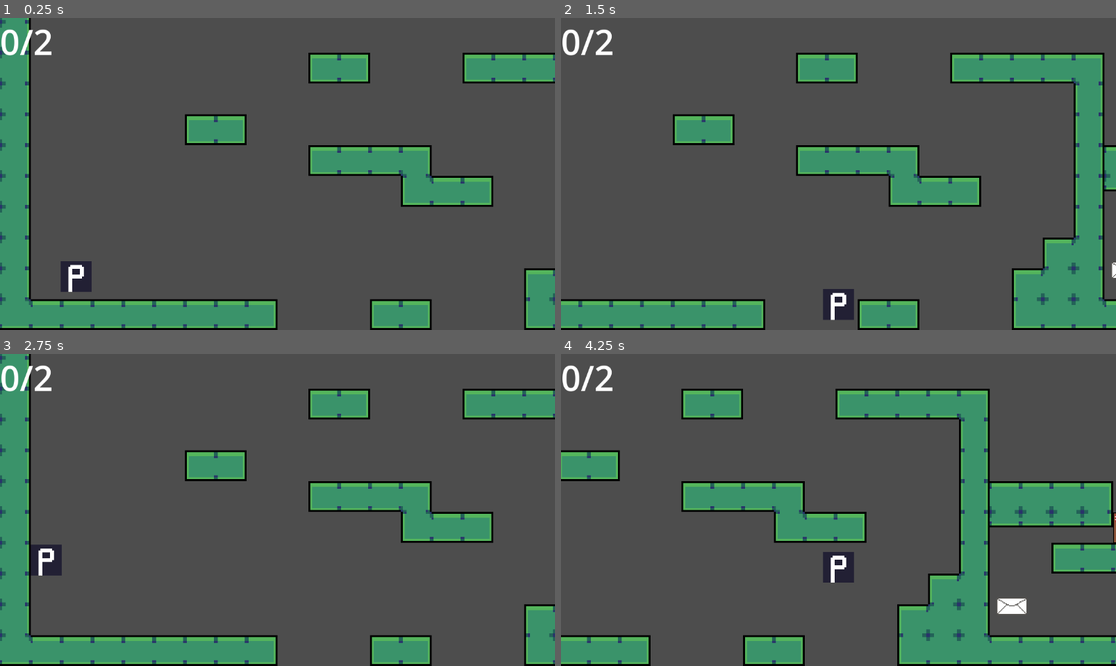
Above: before the commit, frames 1-4 (two rows, left to right).
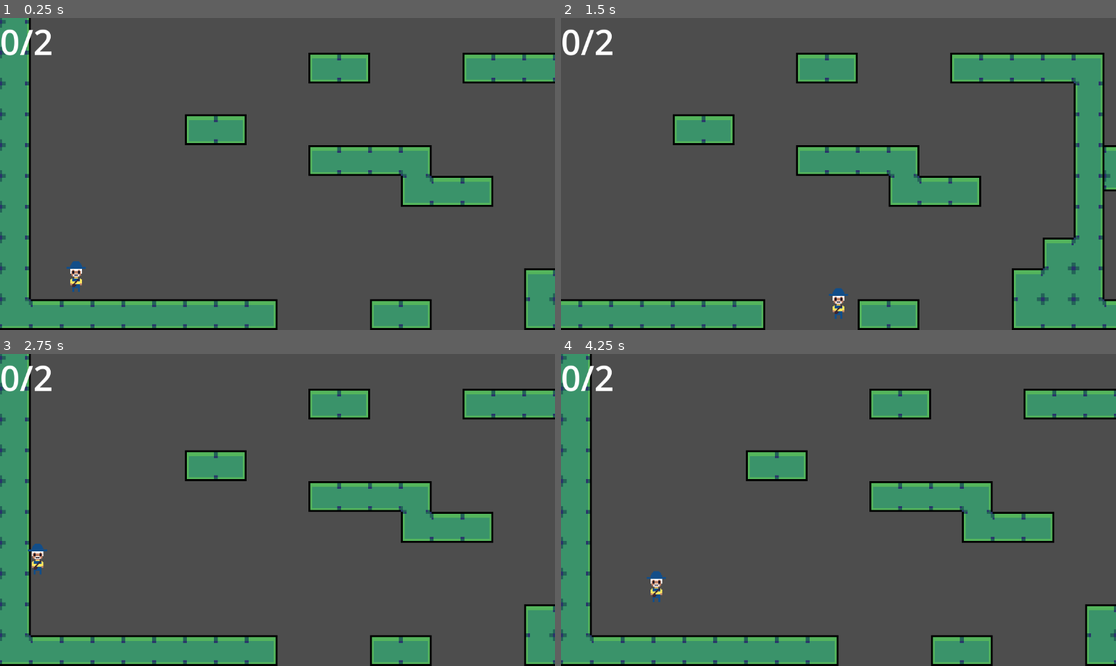
Above: after the commit, the same moments.

Repository: mugrilo18/delivery_on_schedule
Game: Godot game, scene res://Levels/Tutorial/Level02.tscn
Two runs of this game, one before a commit and one after it. Both use one fixed random seed, a clock stepped at 60 frames per second and the inputs below. The project has no main scene, so this scene is started directly.
Inputs:
- Up to frame 1 (0.25 s): no input
- Up to frame 2 (1.5 s): hold Right (ui_right) from 0.53 s (still down); tap Up (ui_up) at 0.6, 0.77, 1.07, 1.35 s
- Up to frame 3 (2.75 s): tap Up (ui_up) at 1.52, 1.82, 2.1 s; release Right (ui_right) at 2.03 s; hold Left (ui_left) from 2.03 s (still down)
- Up to frame 4 (4.25 s): release Left (ui_left) at 2.78 s; hold Right (ui_right) from 2.78 s (still down); tap Up (ui_up) at 2.85, 3.02, 3.32, 3.6, 3.77, 4.07 s; tap R (restart, bound only after the commit) at 4.15 s

The runs differ from the first frame. In frame 1, 0.5% of the frame differs, in the area x 10-17%, y 77-88%; in frame 2, 0.6%; in frame 3, 0.6%; in frame 4, 33%, in the area x 0-100%, y 0-100%.

Commit message:
Create sprite postman and fix sprite size letter

Diff:
--- a/Assets/Components/player.tscn
+++ b/Assets/Components/player.tscn
@@ -1,14 +1,14 @@
 [gd_scene load_steps=8 format=3 uid="uid://1s04symawjn3"]
 
-[ext_resource type="Texture2D" uid="uid://dc311rhwxxtjy" path="res://Assets/Art/Placeholders/Placeholder_player.png" id="1_4flbx"]
 [ext_resource type="Script" uid="uid://dxe2mdkjt25bj" path="res://Assets/Scripts/Player/player.gd" id="1_onrkg"]
+[ext_resource type="Texture2D" uid="uid://fs0k2qlcbcbv" path="res://Assets/Art/ConceptArt/postman.png" id="2_w2bpg"]
 [ext_resource type="Script" uid="uid://cwhwq8lab80or" path="res://Assets/Scripts/Player/identify_wall_player.gd" id="3_38rej"]
 
 [sub_resource type="SpriteFrames" id="SpriteFrames_onrkg"]
 animations = [{
 "frames": [{
 "duration": 1.0,
-"texture": ExtResource("1_4flbx")
+"texture": ExtResource("2_w2bpg")
 }],
 "loop": true,
 "name": &"default",
@@ -21,14 +21,19 @@
 [sub_resource type="RectangleShape2D" id="RectangleShape2D_7dd06"]
 size = Vector2(32, 6)
 
-[sub_resource type="RectangleShape2D" id="RectangleShape2D_t1xgp"]
-size = Vector2(32, 32)
+[sub_resource type="CapsuleShape2D" id="CapsuleShape2D_w2bpg"]
+radius = 7.0
+height = 32.0
 
 [node name="Player" type="CharacterBody2D" groups=["Player"]]
 collision_mask = 11
 script = ExtResource("1_onrkg")
 
+[node name="Sprite2D" type="Sprite2D" parent="."]
+texture = ExtResource("2_w2bpg")
+
 [node name="AnimatedSprite2D" type="AnimatedSprite2D" parent="."]
+visible = false
 sprite_frames = SubResource("SpriteFrames_onrkg")
 
 [node name="ShrinkArea" type="Area2D" parent="." groups=["Transform"]]
@@ -55,7 +60,8 @@
 debug_color = Color(0.7764706, 0, 0.79607844, 0.21176471)
 
 [node name="CollisionShape2D2" type="CollisionShape2D" parent="."]
-shape = SubResource("RectangleShape2D_t1xgp")
+position = Vector2(0, 1)
+shape = SubResource("CapsuleShape2D_w2bpg")
 
 [connection signal="area_entered" from="IdentifyWall" to="IdentifyWall" method="_on_area_entered"]
 [connection signal="area_exited" from="IdentifyWall" to="IdentifyWall" method="_on_area_exited"]
--- a/Assets/Scripts/Player/player.gd
+++ b/Assets/Scripts/Player/player.gd
@@ -1,5 +1,6 @@
 extends CharacterBody2D
 @onready var wall: RayCast2D = $IdentifyWall2
+@onready var camera_2d: Camera2D = $Camera2D
 
 var size = 0
 
@@ -12,10 +13,10 @@
 	if not is_on_floor():
 		velocity += get_gravity() * delta
 
-	if Input.is_action_just_pressed("ui_up") and is_on_floor():
+	if Input.is_action_just_pressed("jump") and is_on_floor():
 		velocity.y = jumpVelocity
 
-	var direction := Input.get_axis("ui_left", "ui_right")
+	var direction := Input.get_axis("left", "right")
 	if direction:
 		velocity.x = direction * SPEED
 	else:
--- a/Assets/Scripts/levels_stuff.gd
+++ b/Assets/Scripts/levels_stuff.gd
@@ -10,7 +10,12 @@
 func _process(_delta: float) -> void:
 	uiNode.lettersQty.text = str(letters) + "/" + str(maxMail)
 	PlayerDead()
+	RestartLevel()
 
 func PlayerDead():
-	if player.global_position.y >= player.get_child(2).limit_bottom:
+	if player.global_position.y >= player.camera_2d.limit_bottom:
 		get_tree().call_deferred("reload_current_scene")
+
+func RestartLevel():
+	if Input.is_action_just_pressed("restart"):
+		get_tree().call_deferred("reload_current_scene")
--- a/project.godot
+++ b/project.godot
@@ -34,6 +34,33 @@
 ShrinkBox=""
 GrowBox=""
 
+[input]
+
+restart={
+"deadzone": 0.2,
+"events": [Object(InputEventKey,"resource_local_to_scene":false,"resource_name":"","device":-1,"window_id":0,"alt_pressed":false,"shift_pressed":false,"ctrl_pressed":false,"meta_pressed":false,"pressed":false,"keycode":0,"physical_keycode":82,"key_label":0,"unicode":114,"location":0,"echo":false,"script":null)
+]
+}
+jump={
+"deadzone": 0.2,
+"events": [Object(InputEventKey,"resource_local_to_scene":false,"resource_name":"","device":-1,"window_id":0,"alt_pressed":false,"shift_pressed":false,"ctrl_pressed":false,"meta_pressed":false,"pressed":false,"keycode":0,"physical_keycode":4194320,"key_label":0,"unicode":0,"location":0,"echo":false,"script":null)
+, Object(InputEventKey,"resource_local_to_scene":false,"resource_name":"","device":-1,"window_id":0,"alt_pressed":false,"shift_pressed":false,"ctrl_pressed":false,"meta_pressed":false,"pressed":false,"keycode":0,"physical_keycode":87,"key_label":0,"unicode":119,"location":0,"echo":false,"script":null)
+, Object(InputEventKey,"resource_local_to_scene":false,"resource_name":"","device":-1,"window_id":0,"alt_pressed":false,"shift_pressed":false,"ctrl_pressed":false,"meta_pressed":false,"pressed":false,"keycode":0,"physical_keycode":32,"key_label":0,"unicode":32,"location":0,"echo":false,"script":null)
+]
+}
+right={
+"deadzone": 0.2,
+"events": [Object(InputEventKey,"resource_local_to_scene":false,"resource_name":"","device":-1,"window_id":0,"alt_pressed":false,"shift_pressed":false,"ctrl_pressed":false,"meta_pressed":false,"pressed":false,"keycode":0,"physical_keycode":4194321,"key_label":0,"unicode":0,"location":0,"echo":false,"script":null)
+, Object(InputEventKey,"resource_local_to_scene":false,"resource_name":"","device":-1,"window_id":0,"alt_pressed":false,"shift_pressed":false,"ctrl_pressed":false,"meta_pressed":false,"pressed":false,"keycode":0,"physical_keycode":68,"key_label":0,"unicode":100,"location":0,"echo":false,"script":null)
+]
+}
+left={
+"deadzone": 0.2,
+"events": [Object(InputEventKey,"resource_local_to_scene":false,"resource_name":"","device":-1,"window_id":0,"alt_pressed":false,"shift_pressed":false,"ctrl_pressed":false,"meta_pressed":false,"pressed":false,"keycode":0,"physical_keycode":65,"key_label":0,"unicode":97,"location":0,"echo":false,"script":null)
+, Object(InputEventKey,"resource_local_to_scene":false,"resource_name":"","device":-1,"window_id":0,"alt_pressed":false,"shift_pressed":false,"ctrl_pressed":false,"meta_pressed":false,"pressed":false,"keycode":0,"physical_keycode":4194319,"key_label":0,"unicode":0,"location":0,"echo":false,"script":null)
+]
+}
+
 [layer_names]
 
 2d_physics/layer_1="Player"
Binary file changed: Assets/Art/Aseprite/Characters.aseprite
Binary file changed: Assets/Art/ConceptArt/Mail.png
Binary file added: Assets/Art/ConceptArt/postman.png
Not shown, added: Assets/Art/ConceptArt/postman.png.import
